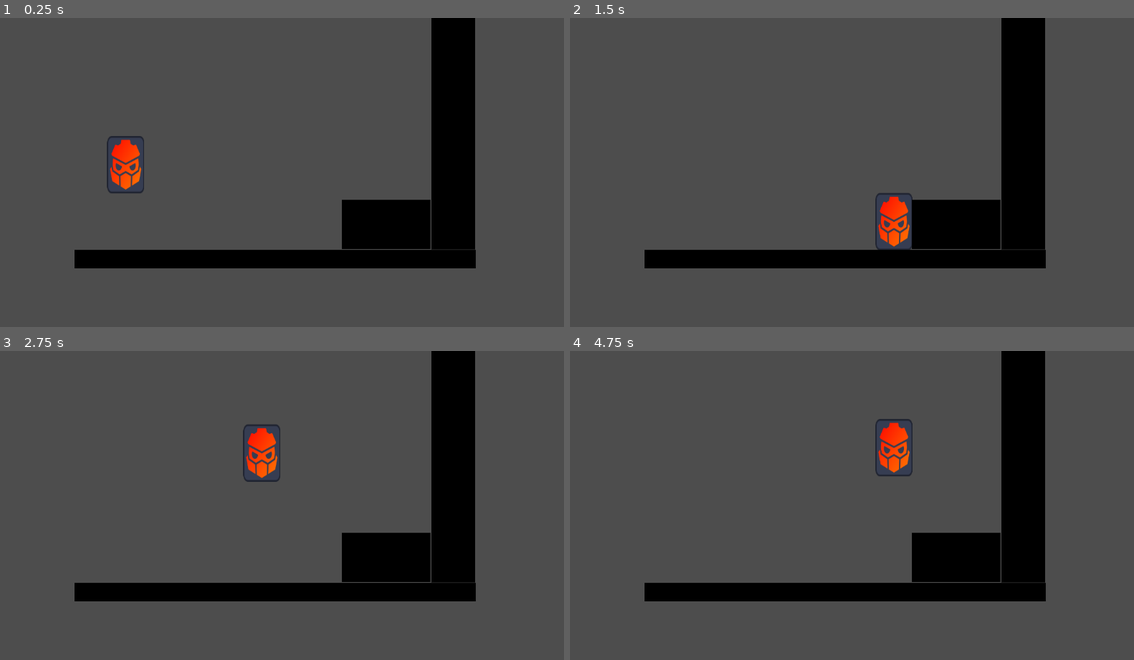
Above: before the commit, frames 1-4 (two rows, left to right).
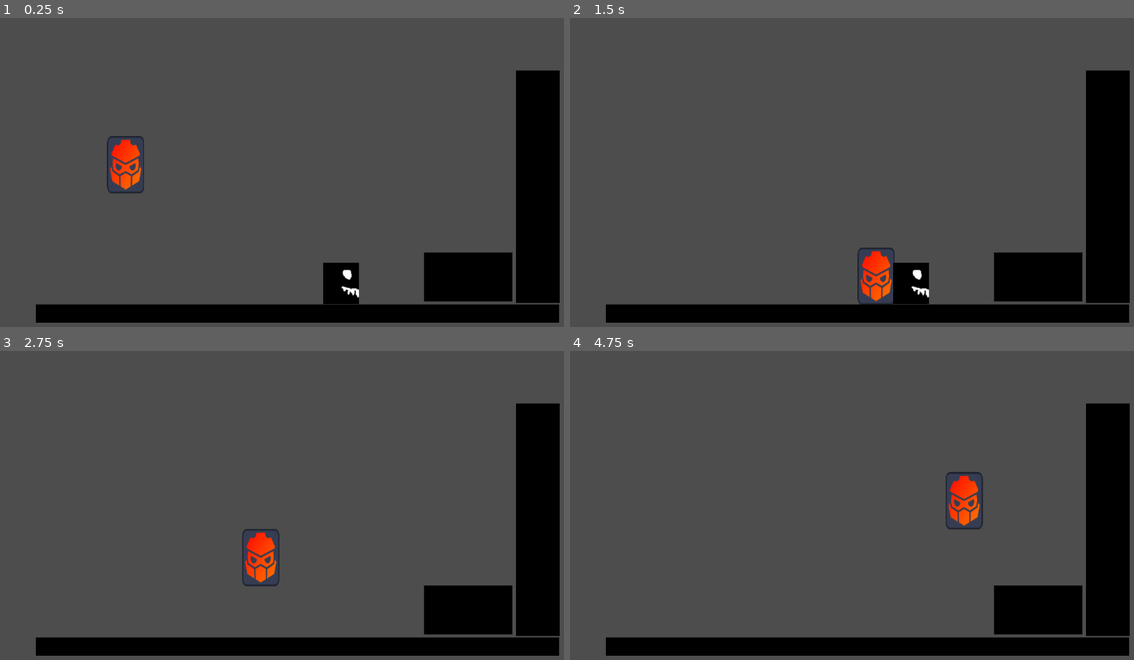
Above: after the commit, the same moments.

Repository: FettiHoria/RedotPlatformer13
Game: Godot game, scene res://test_map.tscn
Two runs of this game, one before a commit and one after it. Both use one fixed random seed, a clock stepped at 60 frames per second and the inputs below.
Inputs (mouse positions are in pixels of both pictures, inside the frame that each line leads up to):
- Up to frame 1 (0.25 s): no input
- Up to frame 2 (1.5 s): move the mouse to (981, 163) at 0.52 s; hold D (walk_right) from 0.53 s (still down); tap W (jump) at 0.6, 0.77, 1.07 s; move the mouse to (739, 194) at 1.27 s; tap F (dash) at 1.35 s
- Up to frame 3 (2.75 s): tap W (jump) at 1.52, 1.55, 1.82, 2.3 s; move the mouse to (344, 440) at 2.02 s; release D (walk_right) at 2.03 s; hold A (walk_left) from 2.03 s (still down); click (344, 440) at 2.1 s
- Up to frame 4 (4.75 s): move the mouse to (829, 576) at 2.77 s; release A (walk_left) at 2.78 s; hold D (walk_right) 2.78-4.28 s; tap W (jump) at 2.85, 3.02, 3.32, 3.77, 3.8, 4.07, 4.52, 4.55 s; move the mouse to (1026, 561) at 3.52 s; tap F (dash) at 3.6 s; move the mouse to (682, 462) at 4.27 s; hold A (walk_left) from 4.28 s (still down); click (682, 462) at 4.35 s

The runs differ from the first frame. In frame 1, 26% of the frame differs, in the area x 6-100%, y 0-99%; in frame 2, 27%; in frame 3, 27%; in frame 4, 27%.

Commit message:
enemies added

Diff:
--- a/bullet.gd
+++ b/bullet.gd
@@ -16,3 +16,10 @@
 
 func _on_timer_timeout():
 	queue_free()
+
+
+func _on_area_2d_area_shape_entered(area_rid: RID, area: Area2D, area_shape_index: int, local_shape_index: int) -> void:
+	if area.get_parent().name == "Enemy":
+		area.get_parent().take_damage(6)
+
+	#print(area.get_parent())
--- a/bullet.tscn
+++ b/bullet.tscn
@@ -4,7 +4,7 @@
 [ext_resource type="Script" path="res://bullet.gd" id="2_v8qja"]
 
 [sub_resource type="CircleShape2D" id="CircleShape2D_rtl8c"]
-radius = 30.1496
+radius = 33.1579
 
 [node name="Bullet" type="Sprite2D"]
 position = Vector2(0.5, -1)
@@ -16,3 +16,5 @@
 
 [node name="CollisionShape2D" type="CollisionShape2D" parent="Area2D"]
 shape = SubResource("CircleShape2D_rtl8c")
+
+[connection signal="area_shape_entered" from="Area2D" to="." method="_on_area_2d_area_shape_entered"]
--- /dev/null
+++ b/enemy.gd
@@ -0,0 +1,30 @@
+extends CharacterBody2D
+
+@export var speed = 400
+@export var jump_speed = -900
+@export var gravity = 3000
+@export var life = 5
+
+func _physics_process(delta):
+	moving(delta)
+	lifecheck()
+	#catch_a_shot()
+
+#func catch_a_shot():
+
+
+func lifecheck():
+	if self.life <= 0:
+		queue_free()
+
+func moving(delta):
+	velocity.y += gravity * delta
+	move_and_slide()
+
+func take_damage(val):
+	self.life -= val
+
+
+func _on_body_area_area_shape_entered(area_rid: RID, area: Area2D, area_shape_index: int, local_shape_index: int) -> void:
+	pass
+	#print(area.shape_find_owner(area_shape_index))
--- /dev/null
+++ b/enemy.tscn
@@ -0,0 +1,29 @@
+[gd_scene load_steps=5 format=3 uid="uid://cdpxuwhdxihup"]
+
+[ext_resource type="Script" path="res://enemy.gd" id="1_4gyqm"]
+[ext_resource type="Texture2D" uid="uid://cnncag2i7ueck" path="res://enemy.png" id="1_7k104"]
+
+[sub_resource type="CapsuleShape2D" id="CapsuleShape2D_4gyqm"]
+radius = 35.0
+height = 84.0
+
+[sub_resource type="CircleShape2D" id="CircleShape2D_4gyqm"]
+radius = 38.4708
+
+[node name="Enemy" type="CharacterBody2D"]
+script = ExtResource("1_4gyqm")
+
+[node name="Sprite2D" type="Sprite2D" parent="."]
+position = Vector2(-5.96046e-08, 0)
+scale = Vector2(1.19167, 1.38333)
+texture = ExtResource("1_7k104")
+
+[node name="CollisionShape2D" type="CollisionShape2D" parent="."]
+shape = SubResource("CapsuleShape2D_4gyqm")
+
+[node name="BodyArea" type="Area2D" parent="."]
+
+[node name="CollisionShape2D" type="CollisionShape2D" parent="BodyArea"]
+shape = SubResource("CircleShape2D_4gyqm")
+
+[connection signal="area_shape_entered" from="BodyArea" to="." method="_on_body_area_area_shape_entered"]
--- a/player.gd
+++ b/player.gd
@@ -16,7 +16,7 @@
 	shooting()
 	dashing()
 
-	print(velocity.x)
+	#print(velocity.x)
 
 
 func moving(delta):
--- a/test_map.tscn
+++ b/test_map.tscn
@@ -1,10 +1,11 @@
-[gd_scene load_steps=6 format=3 uid="uid://kdnubt4tdymt"]
+[gd_scene load_steps=7 format=3 uid="uid://kdnubt4tdymt"]
 
 [ext_resource type="PackedScene" uid="uid://gosa0js3qyto" path="res://player.tscn" id="1_4qc02"]
 [ext_resource type="Texture2D" uid="uid://b7t1pnkr5u522" path="res://pamant.png" id="2_4wuf8"]
+[ext_resource type="PackedScene" uid="uid://cdpxuwhdxihup" path="res://enemy.tscn" id="3_s02eq"]
 
 [sub_resource type="RectangleShape2D" id="RectangleShape2D_s02eq"]
-size = Vector2(808.5, 38)
+size = Vector2(1058, 38)
 
 [sub_resource type="RectangleShape2D" id="RectangleShape2D_4wuf8"]
 size = Vector2(176.062, 99.5)
@@ -20,33 +21,35 @@
 [node name="StaticBody2D" type="StaticBody2D" parent="."]
 
 [node name="CollisionShape2D" type="CollisionShape2D" parent="StaticBody2D"]
-position = Vector2(554, 487)
+position = Vector2(596, 597)
 shape = SubResource("RectangleShape2D_s02eq")
 
 [node name="Sprite2D" type="Sprite2D" parent="StaticBody2D"]
-position = Vector2(553.5, 486.5)
-scale = Vector2(13.45, 0.616667)
+position = Vector2(598.5, 597)
+scale = Vector2(17.55, 0.616667)
 texture = ExtResource("2_4wuf8")
 
 [node name="StaticBody2D2" type="StaticBody2D" parent="."]
 
 [node name="CollisionShape2D" type="CollisionShape2D" parent="StaticBody2D2"]
-position = Vector2(774.969, 417)
+position = Vector2(943, 524)
 shape = SubResource("RectangleShape2D_4wuf8")
 
 [node name="Sprite2D" type="Sprite2D" parent="StaticBody2D2"]
-position = Vector2(777, 416.5)
+position = Vector2(942, 523)
 scale = Vector2(2.96667, 1.65)
 texture = ExtResource("2_4wuf8")
 
 [node name="StaticBody2D3" type="StaticBody2D" parent="."]
 
 [node name="CollisionShape2D" type="CollisionShape2D" parent="StaticBody2D3"]
-position = Vector2(912, 235)
-scale = Vector2(1, 1)
+position = Vector2(1081, 345)
 shape = SubResource("RectangleShape2D_t8dge")
 
 [node name="Sprite2D" type="Sprite2D" parent="StaticBody2D3"]
-position = Vector2(912, 232.5)
+position = Vector2(1082, 341)
 scale = Vector2(1.46667, 7.81667)
 texture = ExtResource("2_4wuf8")
+
+[node name="Enemy" parent="." instance=ExtResource("3_s02eq")]
+position = Vector2(686, 479)
Binary file added: enemy.png
Not shown, added: enemy.png.import
